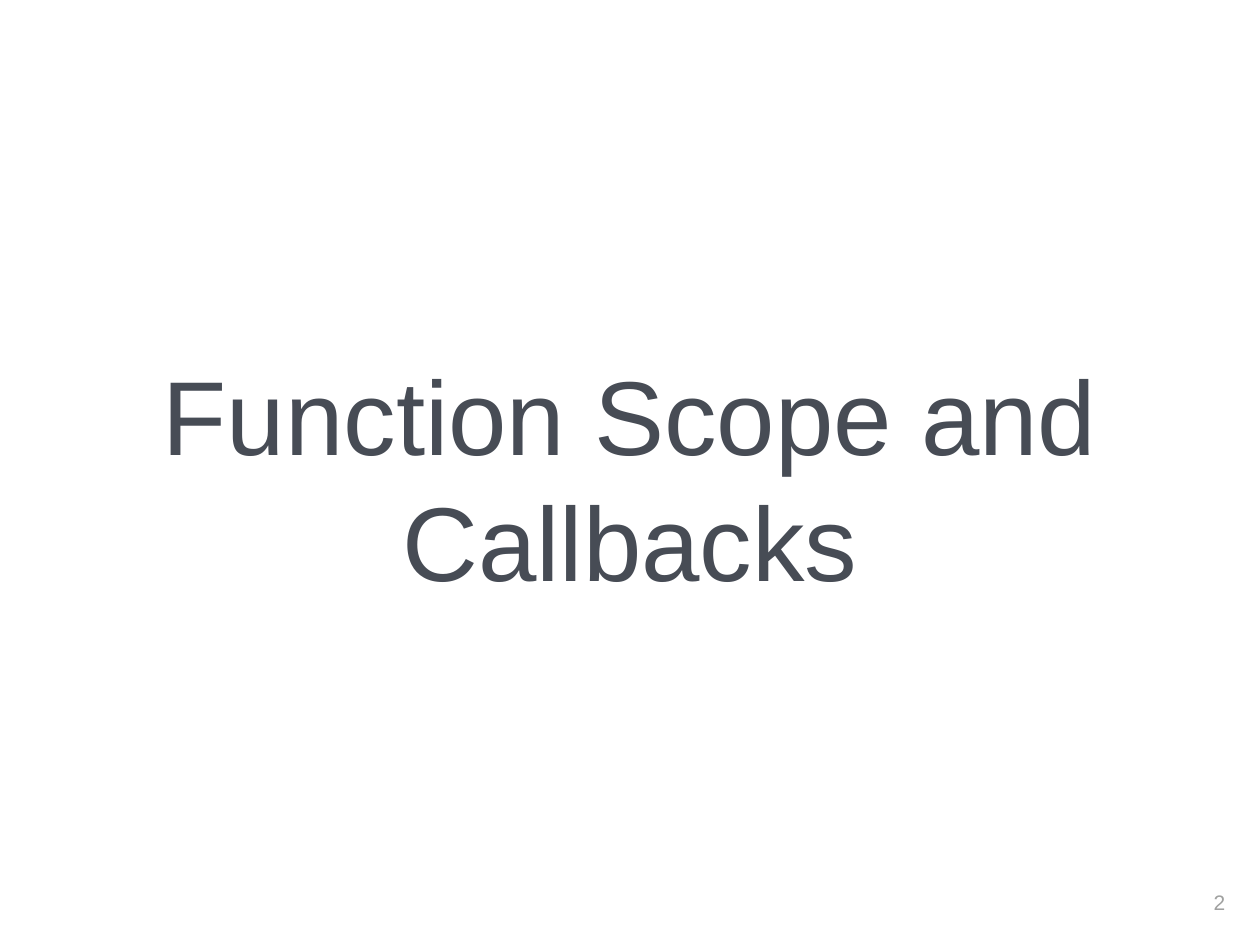
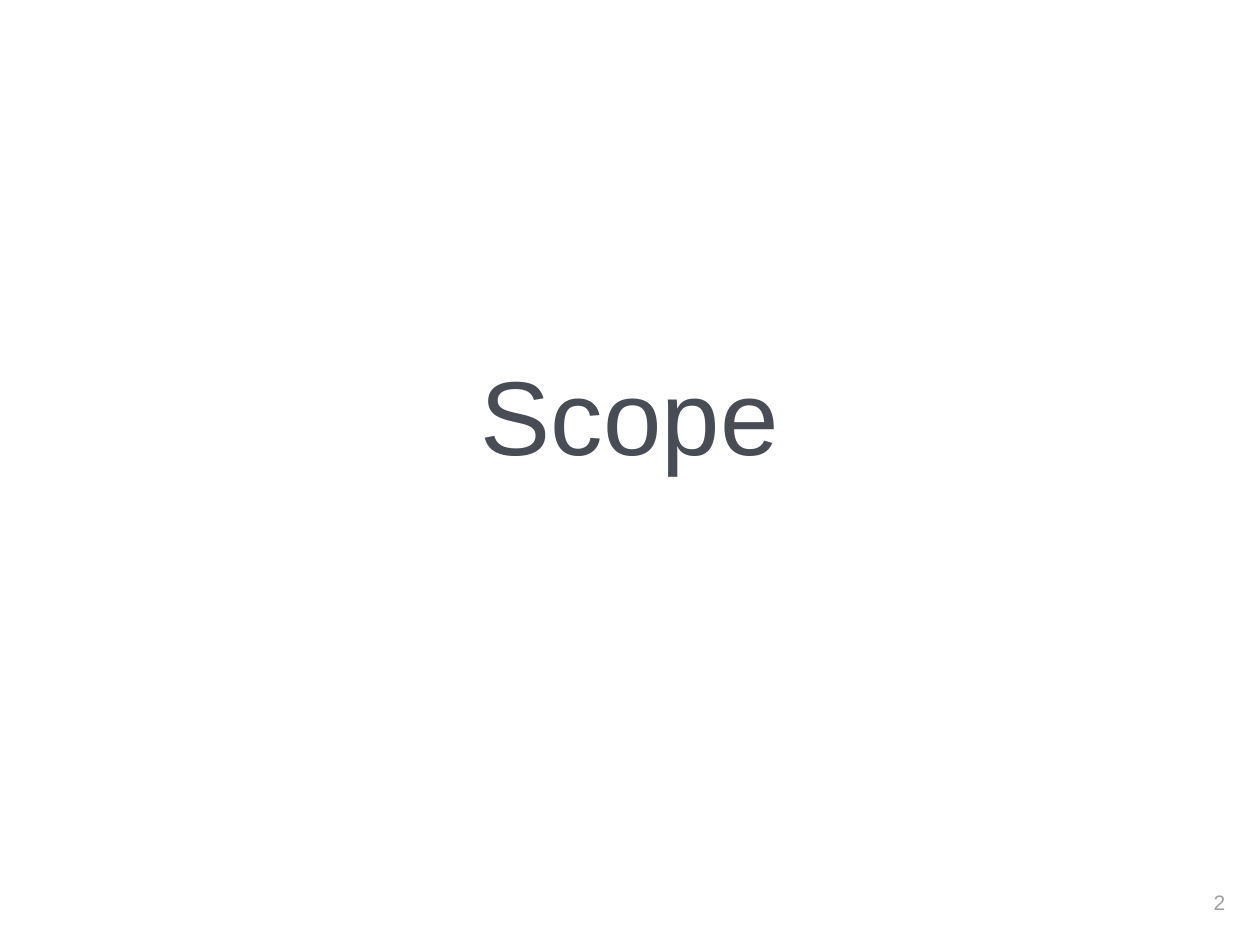
Before and after one commit to jhigherevature/spark-examples, a slide deck: slide 3 of revised-ppts/Day 8 PPT.pptx. Drawn at 1260x945 pixels with LibreOffice and Linux fonts; fonts in the diff are those of the drawing; background and template pictures are left out. Boxes give left, top, right and bottom in pixels: in the first picture for what was removed or moved away, otherwise in the second. Text is boxed around its words. In the diff, an @@ line names an element or a change of style, - is before the commit and + after.

```diff
--- a/revised-ppts/Day 8 PPT.pptx
+++ b/revised-ppts/Day 8 PPT.pptx
@@ text at <box>481,381,779,475</box>: text changed @@
-Function Scope and Callbacks
+Scope
```
Also in this commit, not shown: 5 other slides changed, 16 slides added, 15 slides removed, 15 other files.
